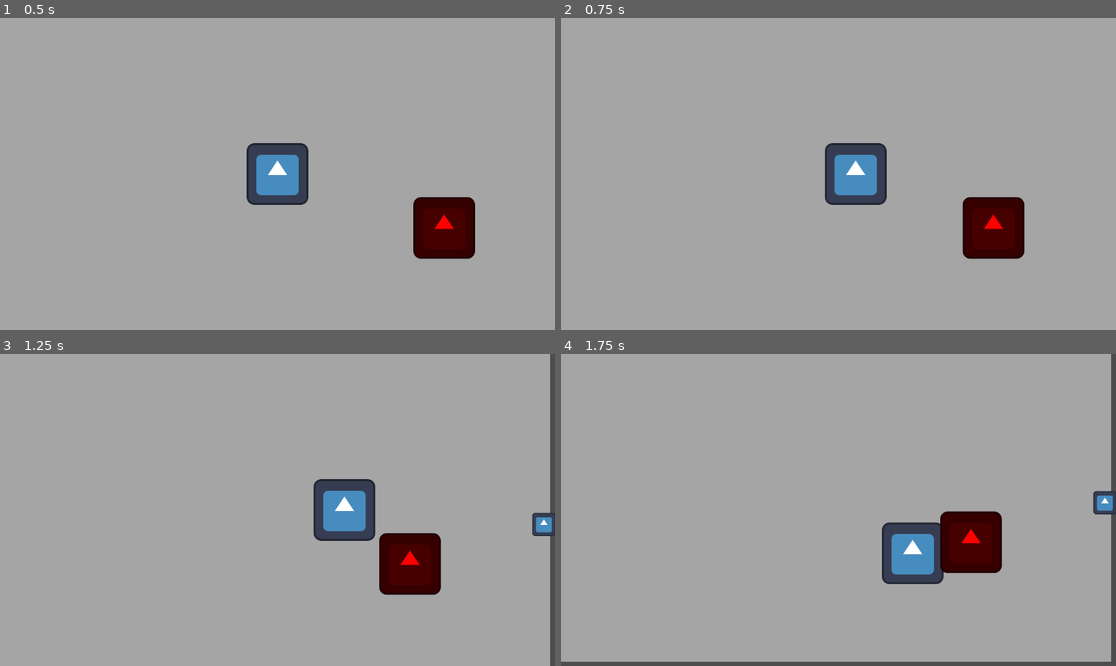
Above: before the commit, frames 1-4 (two rows, left to right).
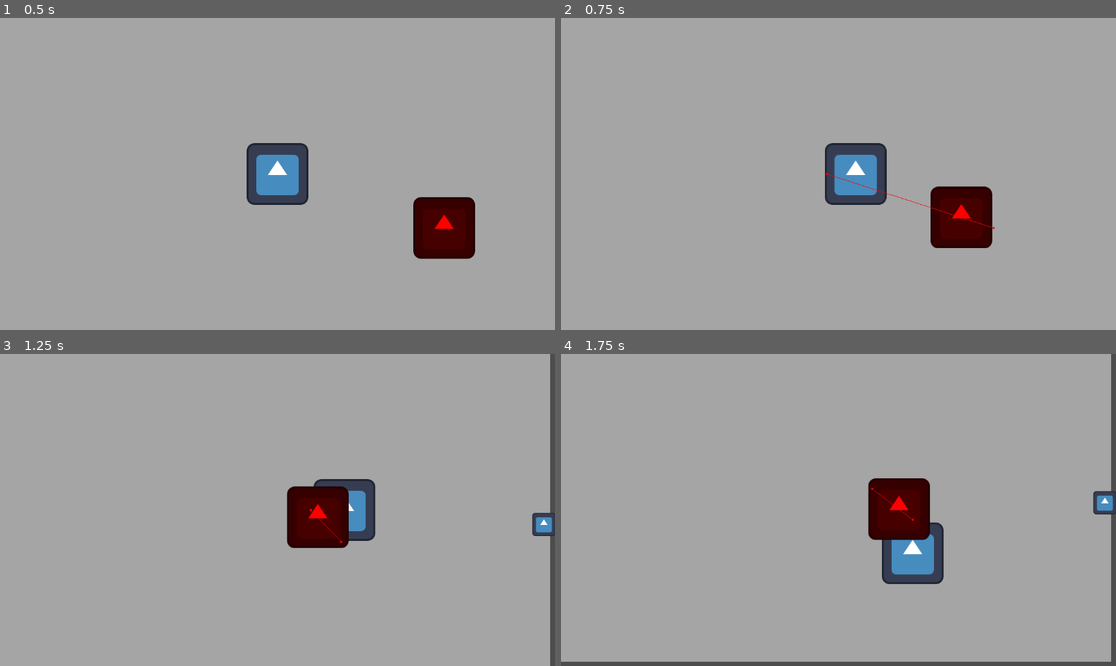
Above: after the commit, the same moments.

Repository: Lin1ux/LD58
Game: Godot game, scene res://Scene/main.tscn
Two runs of this game, one before a commit and one after it. Both use one fixed random seed, a clock stepped at 60 frames per second and the inputs below. The engine's default icon, where the game draws it, is replaced by a stand-in: a white triangle on a blue panel in a dark square.
Inputs:
- Up to frame 1 (0.5 s): no input
- Up to frame 2 (0.75 s): tap Enter at 0.5 s; hold Right (ui_right) from 0.53 s (still down)
- Up to frame 3 (1.25 s): keep holding Right (ui_right)
- Up to frame 4 (1.75 s): release Right (ui_right) at 1.28 s; hold Down (ui_down) from 1.28 s (still down)

Frame 1 is identical in both runs. In frame 2, 2.9% of the frame differs, in the area x 47-84%, y 49-78%; in frame 3, 4.4%; in frame 4, 4.4%, in the area x 55-80%, y 39-71%.

Commit message:
add moving enemy

Diff:
--- a/Enemies/basic_melee/enemy.gd
+++ b/Enemies/basic_melee/enemy.gd
@@ -2,6 +2,7 @@
 
 @export var stats : enemy_stats
 @export var hp : Health
+@export var player : CharacterBody2D
 
 var nav_agent : NavigationAgent2D
 
@@ -20,6 +21,9 @@
 	velocity = dir * stats.speed
 	move_and_slide()
 
+func make_path_to_player():
+	nav_agent.target_position = player.global_position
+
 func deal_damage(value : int):
 	hp.decrease_hp(value)
 	if hp.health < 0:
@@ -35,3 +39,6 @@
 func _on_area_2d_body_exited(body: Node2D) -> void:
 	player_in_range = false
 	print("Player Out")
+
+func _on_make_path_timer_timeout() -> void:
+	make_path_to_player()
--- a/Enemies/basic_melee/melee_enemy.tscn
+++ b/Enemies/basic_melee/melee_enemy.tscn
@@ -56,5 +56,10 @@
 [node name="NavigationAgent2D" type="NavigationAgent2D" parent="."]
 debug_enabled = true
 
+[node name="makePathTimer" type="Timer" parent="."]
+wait_time = 0.5
+autostart = true
+
 [connection signal="body_entered" from="Enemy_view_Range" to="." method="_on_area_2d_body_entered"]
 [connection signal="body_exited" from="Enemy_view_Range" to="." method="_on_area_2d_body_exited"]
+[connection signal="timeout" from="makePathTimer" to="." method="_on_make_path_timer_timeout"]
--- a/Scene/game_info.gd
+++ b/Scene/game_info.gd
@@ -1,12 +1,11 @@
 extends Node
 
-@export var Player : CharacterBody2D
+@export var player : CharacterBody2D
+@export var enemy_box : Node2D
 
-# Called when the node enters the scene tree for the first time.
 func _ready() -> void:
-	pass # Replace with function body.
+	set_player_for_enemies()
 
-
-# Called every frame. 'delta' is the elapsed time since the previous frame.
-func _process(delta: float) -> void:
-	pass
+func set_player_for_enemies():
+	for i in enemy_box.get_children():
+		i.player = player
--- a/Scene/main.tscn
+++ b/Scene/main.tscn
@@ -1,18 +1,25 @@
-[gd_scene load_steps=7 format=3 uid="uid://cf4tw7btmygby"]
+[gd_scene load_steps=8 format=3 uid="uid://cf4tw7btmygby"]
 
 [ext_resource type="PackedScene" uid="uid://c5a1fxy00wvl8" path="res://Scene/chunks/level_chunk.tscn" id="1_r34rm"]
-[ext_resource type="Script" path="res://Scene/game_info.gd" id="2_3amdw"]
-[ext_resource type="PackedScene" path="res://Player/player.tscn" id="2_sblpm"]
-[ext_resource type="PackedScene" uid="uid://dej585mgualc8" path="res://Enemies/basic_melee/melee_enemy.tscn" id="3_r34rm"]
-[ext_resource type="Script" uid="uid://cgue1afyx57xx" path="res://Scene/camera_area.gd" id="4_2wwxx"]
+[ext_resource type="Script" uid="uid://g7p4wida221u" path="res://Scene/game_info.gd" id="2_3amdw"]
+[ext_resource type="PackedScene" uid="uid://ctxp0xi8dehf3" path="res://Player/player.tscn" id="2_sblpm"]
+[ext_resource type="PackedScene" uid="uid://dej585mgualc8" path="res://enemies/basic_melee/melee_enemy.tscn" id="3_r34rm"]
+[ext_resource type="Script" path="res://Scene/camera_area.gd" id="4_2wwxx"]
 
 [sub_resource type="CircleShape2D" id="CircleShape2D_r34rm"]
 
+[sub_resource type="NavigationPolygon" id="NavigationPolygon_3amdw"]
+vertices = PackedVector2Array(598.0703, -327.04688, 602.9219, 333.0078, -612.1406, 334.97656, -621.85156, -333.9375)
+polygons = Array[PackedInt32Array]([PackedInt32Array(0, 1, 2, 3)])
+outlines = Array[PackedVector2Array]([PackedVector2Array(-632, -344, 608, -337, 613, 343, -622, 345)])
+
 [node name="Scene" type="Node2D"]
 
-[node name="Game" type="Node" parent="." node_paths=PackedStringArray("Player")]
-script = ExtResource("1_r34rm")
-Player = NodePath("../Player")
+[node name="Game" type="Node" parent="." node_paths=PackedStringArray("player", "enemy_box")]
+script = ExtResource("2_3amdw")
+player = NodePath("../Player")
+enemy_box = NodePath("../EnemyBox")
+
 [node name="LevelChunk" parent="." instance=ExtResource("1_r34rm")]
 position = Vector2(-643, -360)
 chunk_left = "uid://c5a1fxy00wvl8"
@@ -29,5 +36,11 @@
 [node name="CollisionShape2D" type="CollisionShape2D" parent="Player/Camera2D/CameraArea"]
 shape = SubResource("CircleShape2D_r34rm")
 
-[node name="MeleeEnemy" parent="." instance=ExtResource("3_r34rm")]
+[node name="EnemyBox" type="Node2D" parent="."]
+
+[node name="MeleeEnemy" parent="EnemyBox" instance=ExtResource("3_r34rm")]
 position = Vector2(346, 112)
+
+[node name="NavigationRegion2D" type="NavigationRegion2D" parent="."]
+position = Vector2(0, -5)
+navigation_polygon = SubResource("NavigationPolygon_3amdw")
--- a/stateMachine/state.gd
+++ b/stateMachine/state.gd
@@ -11,10 +11,12 @@
 	print("Init")
 
 func update():
-	print("Update")
+	pass
+	#print("Update")
 
 func fixed_update():
-	print("Fixed Update")
+	pass
+	#print("Fixed Update")
 
 func exit() -> void:
 	print("Exit")
